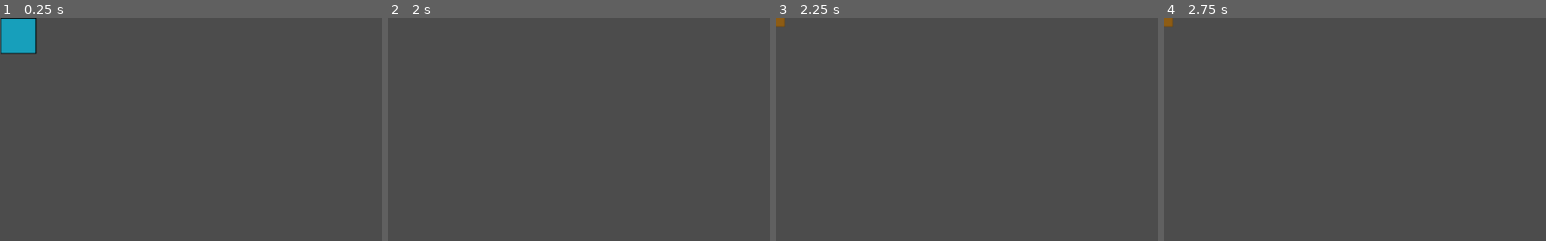
Above: before the commit, frames 1-4 (left to right).
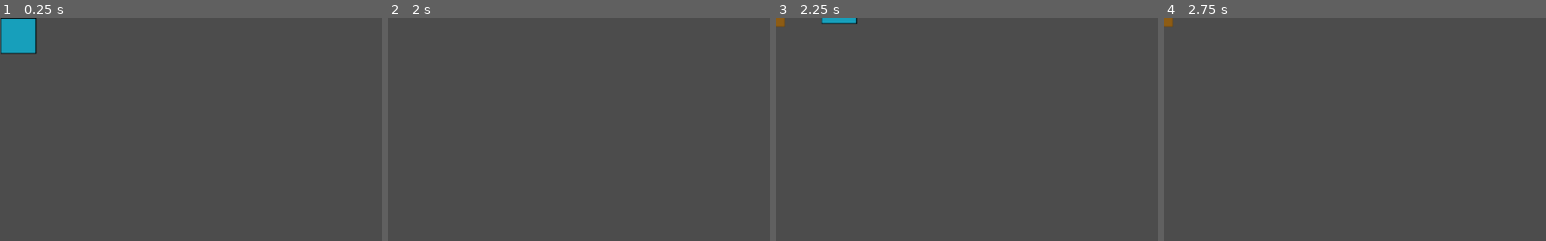
Above: after the commit, the same moments.

Repository: oryzajustin/tojam2018
Game: Godot game, scene res://Scenes/game.tscn
Same seed, same stepped clock (60 frames per second), same inputs: the game is played once before the commit and once after it. The project has no main scene, so this scene is started directly.
Inputs:
- Up to frame 1 (0.25 s): no input
- Up to frame 2 (2 s): tap Enter at 0.5 s; hold D (player1_right) 0.53-1.28 s; hold W (player1_checkmove) 0.53-1.28 s; tap Space at 1.25 s; hold S (player1_down) from 1.28 s (still down); tap W (player1_checkmove) at 1.35 s
- Up to frame 3 (2.25 s): tap Enter at 2 s; release S (player1_down) at 2.03 s; hold D (player1_right) from 2.03 s (still down); hold Q (player1_throw) from 2.03 s (still down)
- Up to frame 4 (2.75 s): keep holding D (player1_right); keep holding Q (player1_throw); tap W (player1_checkmove) at 2.3 s
The pictures show only the part of the screen within x 0-50%, y 0-50%; the shares and areas given below are measured in that part.

Frames 1-2 are identical in both runs. In frame 3, 0.2% of the frame differs, in the area x 12-22%, y 0-3%; in frame 4, nothing differs.
Error before the commit: Invalid get index 'global_position' (on base: 'null instance'). (res://Scripts/player1.gd:47)
Error after the commit: Invalid get index 'global_position' (on base: 'null instance'). (res://Scripts/player1.gd:45)

Commit message:
shooting

Diff:
--- a/Scenes/shuriken.tscn
+++ b/Scenes/shuriken.tscn
@@ -19,7 +19,7 @@
 audio_bus_name = "Master"
 script = ExtResource( 1 )
 _sections_unfolded = [ "Transform" ]
-speed = 300
+speed = 380
 
 [node name="Sprite2" type="Sprite" parent="." index="0"]
 
--- a/Scripts/player1.gd
+++ b/Scripts/player1.gd
@@ -4,10 +4,9 @@
 const DOWN = Vector2(0, 1)
 const LEFT = Vector2(-1, 0)
 const RIGHT = Vector2(1, 0)
-const MAX_SPEED = 350
+const MAX_SPEED = 300
 
 var speed = 0
-var rot = 0
 var velocity = Vector2()
 var direction = Vector2()
 onready var player = get_node("Sprite")
@@ -22,22 +21,21 @@
 		throw()
 
 func _physics_process(delta):
-	var is_moving = Input.is_action_pressed("player1_checkmove")
-	if is_moving:
-		speed = MAX_SPEED
-		if Input.is_action_pressed("player1_up"):
-			direction = UP
-			rot = rot * delta
-		elif Input.is_action_pressed("player1_down"):
-			direction = DOWN
-		elif Input.is_action_pressed("player1_left"):
-			direction = LEFT
-		elif Input.is_action_pressed("player1_right"):
-			direction = RIGHT
+	speed = MAX_SPEED
+	if Input.is_action_pressed("player1_up"):
+		direction = UP
+		rotation = 3 * PI/2
+	elif Input.is_action_pressed("player1_down"):
+		direction = DOWN
+		rotation = PI/2
+	elif Input.is_action_pressed("player1_left"):
+		direction = LEFT
+		rotation = PI
+	elif Input.is_action_pressed("player1_right"):
+		direction = RIGHT
+		rotation = 2 * PI
 	else:
 		speed = 0
-
-	rotation = rot
 	velocity = speed * direction * delta
 	move_and_collide(velocity)
 
--- a/Scripts/shuriken.gd
+++ b/Scripts/shuriken.gd
@@ -1,7 +1,7 @@
 extends Area2D
 
 var vel = Vector2()
-export var speed = 300
+export var speed = 380
 
 
 func _ready():
